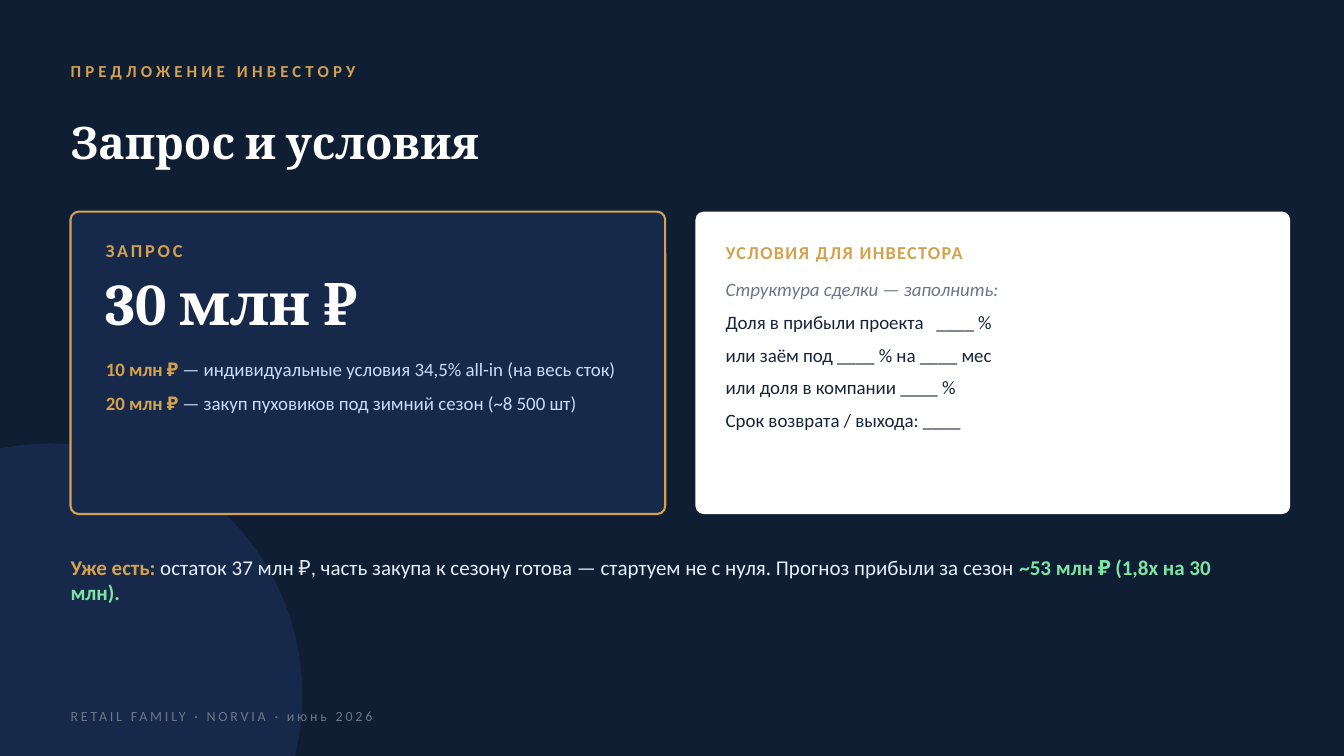
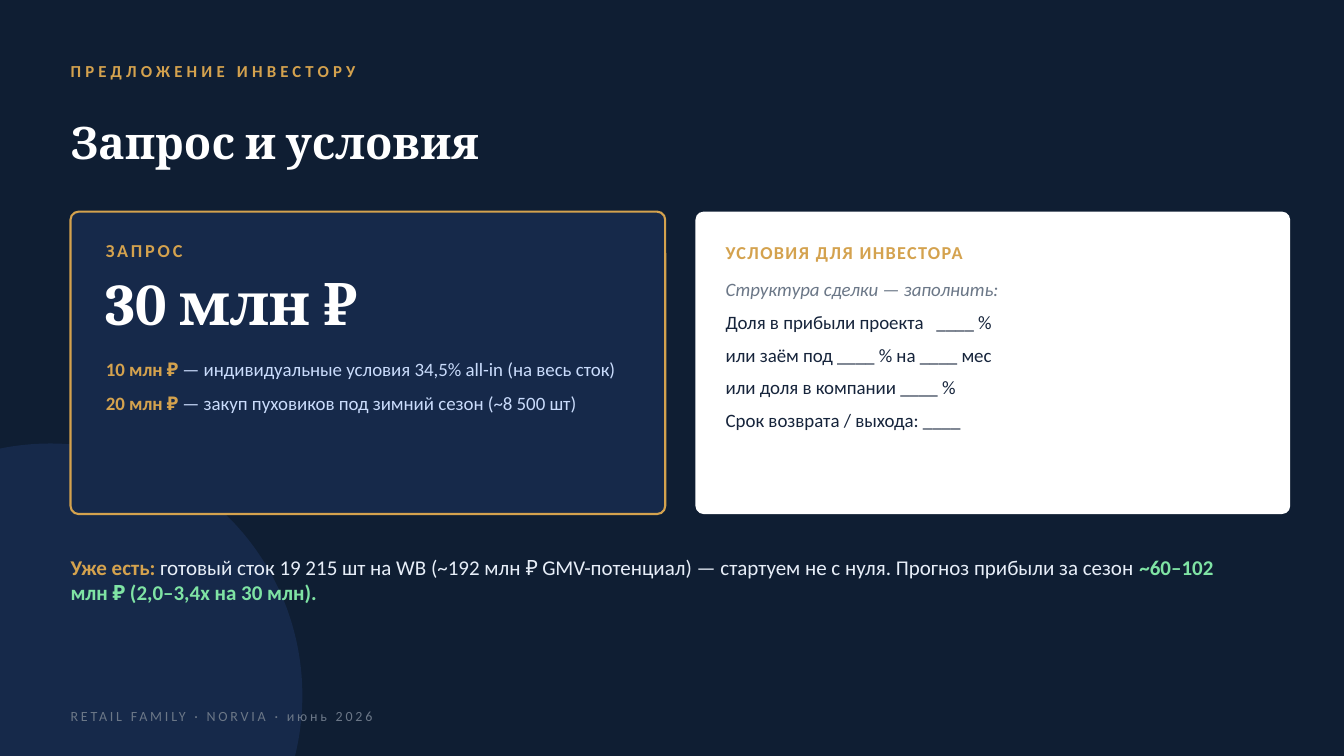
Before and after one commit to mopankratov-cmyk/finance-panel, a slide deck: slide 13 of docs/Retail-Family-Investor.pptx. Drawn at 1344x756 pixels with LibreOffice and Linux fonts; fonts in the diff are those of the drawing. Boxes give left, top, right and bottom in pixels: in the first picture for what was removed or moved away, otherwise in the second. Text is boxed around its words. In the diff, an @@ line names an element or a change of style, - is before the commit and + after.

```diff
--- a/docs/Retail-Family-Investor.pptx
+++ b/docs/Retail-Family-Investor.pptx
@@ text at (x1=71, y1=560, x2=1213, y2=603): text changed @@
-Уже есть: остаток 37 млн ₽, часть закупа к сезону готова — стартуем не с нуля. Прогноз прибыли за сезон ~53 млн ₽ (1,8x на 30 млн).
+Уже есть: готовый сток 19 215 шт на WB (~192 млн ₽ GMV-потенциал) — стартуем не с нуля. Прогноз прибыли за сезон ~60–102 млн ₽ (2,0–3,4x на 30 млн).
```
Also in this commit, not shown: 3 other slides changed, 2 other files.
